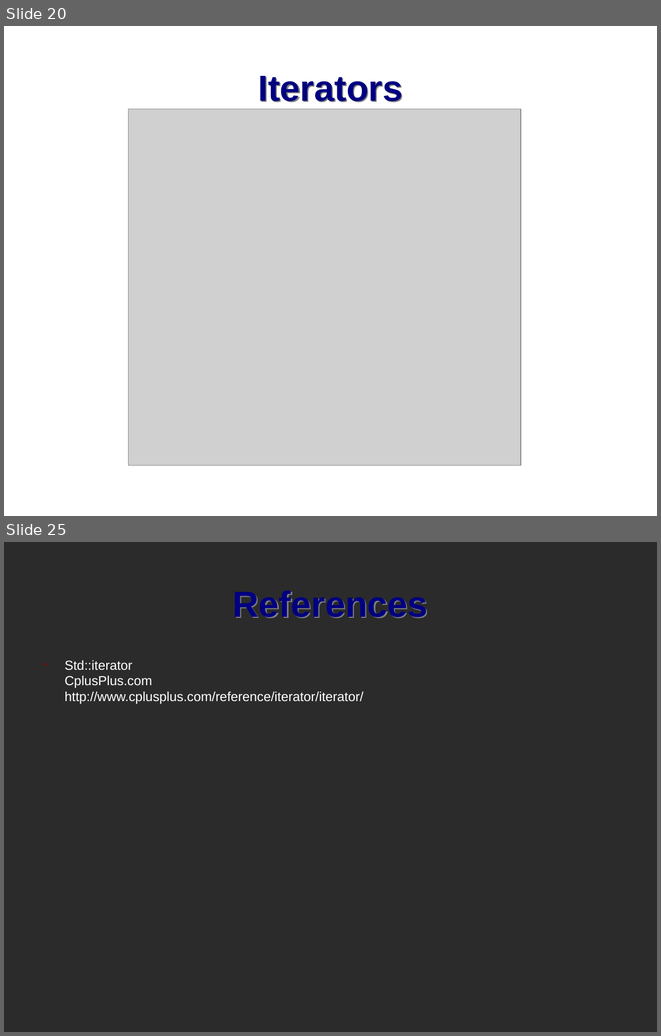
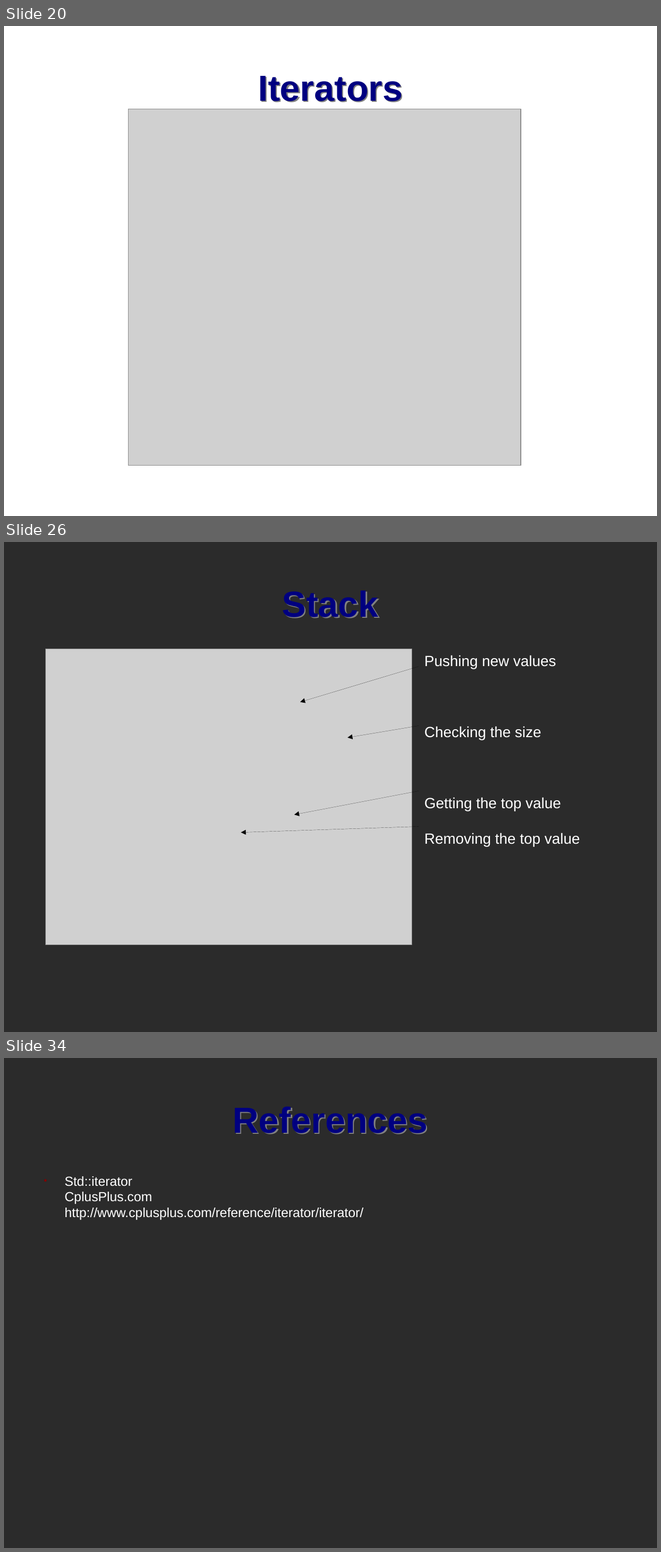
Before and after one commit to mactwist555/CPP-Course, a slide deck: Lecture/12 STL Data Structures and Iterators/1 STL Data Structures.odp. Shown one above the other, each under a label of ours: slides 20 and 25 before the commit, slides 20, 26 and 34 after it; the slides between them are not shown. The pictures are 661x1036 and 661x1552 pixels, drawn with LibreOffice and Linux fonts; fonts in the diff are those of the drawing; grey boxes stand for pictures; background and template pictures are left out; a plain dark background stands for a picture behind light text. Boxes give left, top, right and bottom in pixels: in the first picture for what was removed or moved away, otherwise in the second. Text is boxed around its words. In the diff, an @@ line names an element or a change of style, - is before the commit and + after.

```diff
--- a/Lecture/12 STL Data Structures and Iterators/1 STL Data Structures.odp
+++ b/Lecture/12 STL Data Structures and Iterators/1 STL Data Structures.odp
@@ slide 26 added at bbox=[4, 542, 657, 1032], background picture (left out) @@
@@ title added at bbox=[282, 590, 379, 618], 44 pt, text #000080, bold @@
+Stack
@@ picture added at bbox=[45, 649, 412, 945] @@
@@ arrow added from (419, 667) to (300, 702), #000000 0 pt @@
@@ text added at bbox=[424, 655, 580, 847], 18 pt, text #FFFFFF @@
+Pushing new values
+Checking the size
+Getting the top value
+Removing the top value
@@ arrow added from (419, 726) to (347, 738), #000000 0 pt @@
@@ arrow added from (419, 791) to (294, 814), #000000 0 pt @@
@@ arrow added from (419, 827) to (241, 832), #000000 0 pt @@
@@ what was slide 25 is now slide 34 @@
```
Also in this commit, not shown: 12 other slides added, 4 slides removed.
